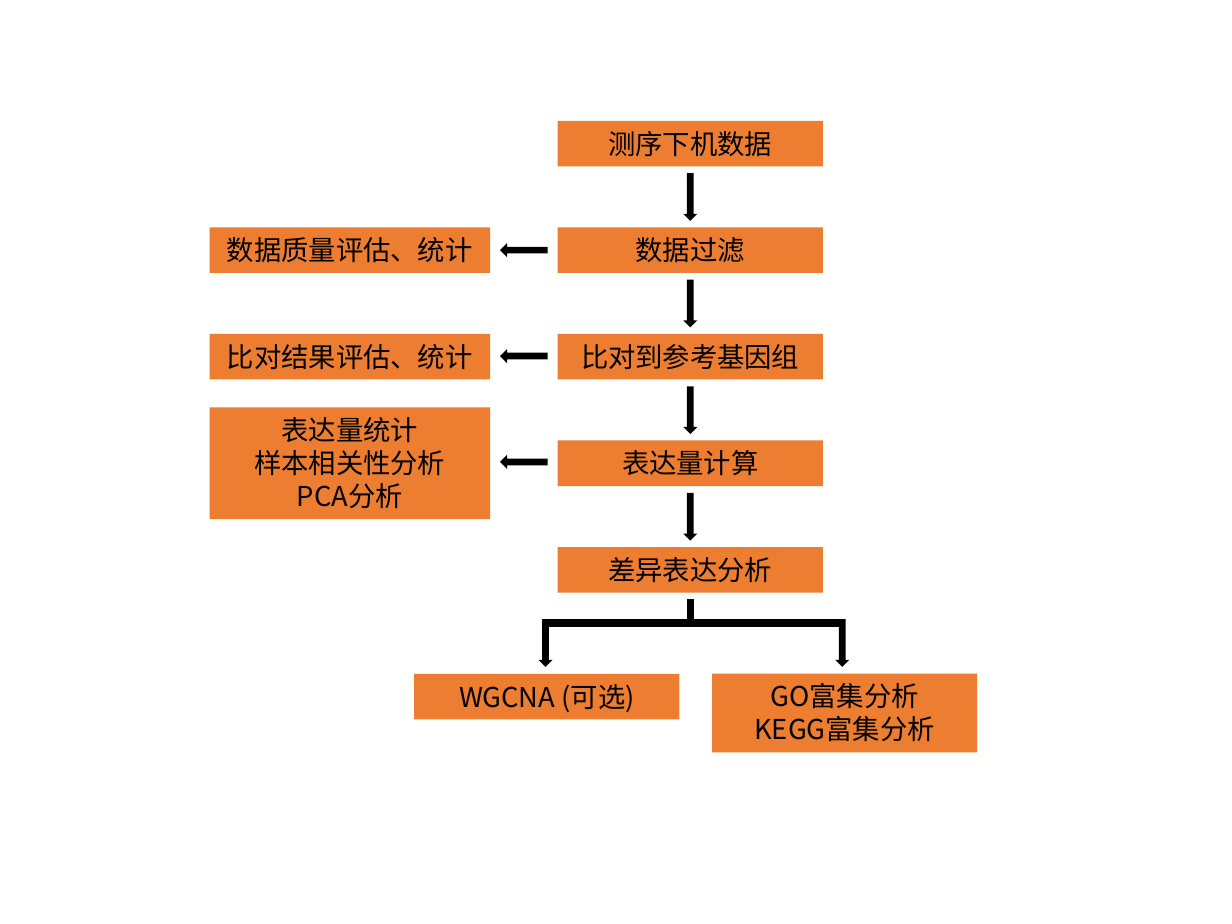
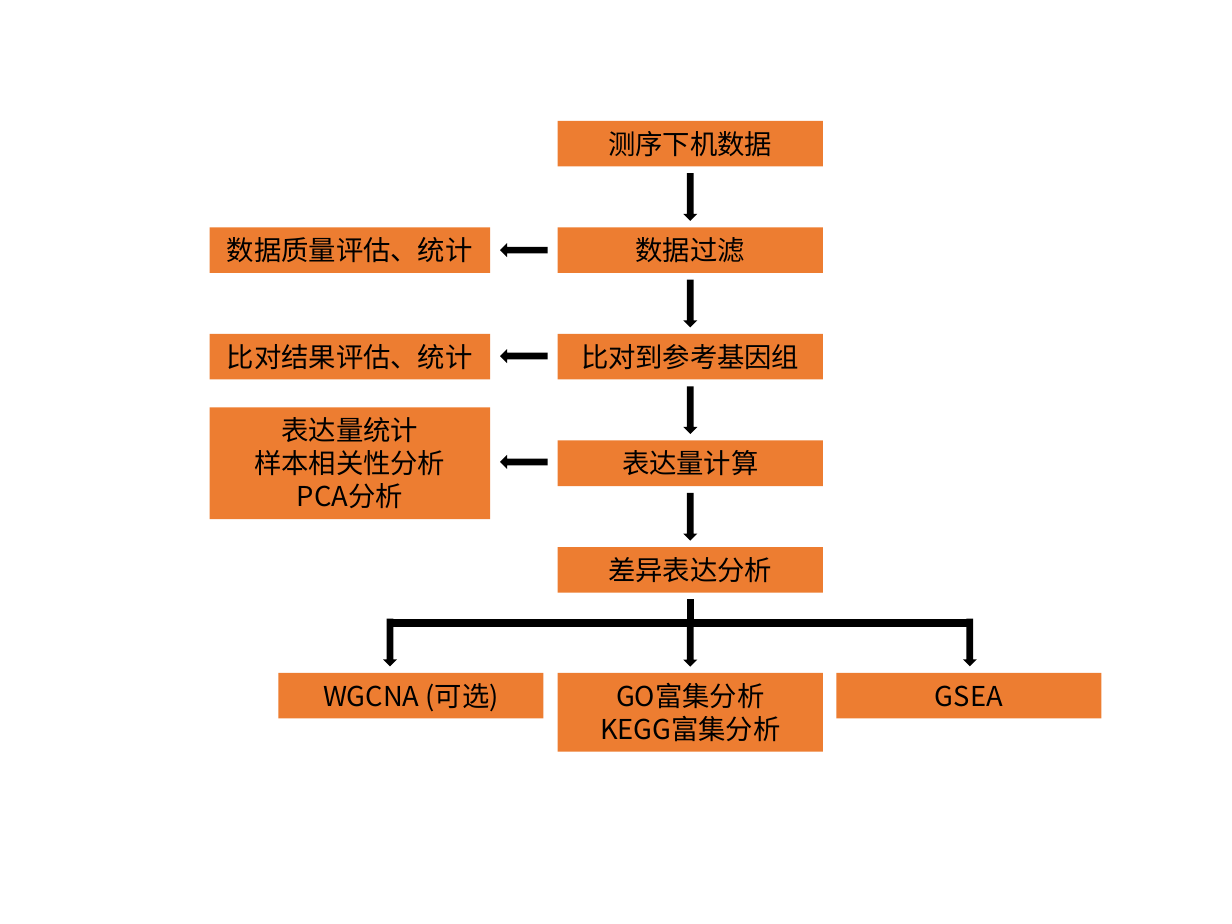
Before and after one commit to wangchengww/RNAseq_workflow, a slide deck: slide 1 of report/转录组流分析程图.pptx. Drawn at 1232x924 pixels with LibreOffice and Linux fonts; fonts in the diff are those of the drawing. Boxes give left, top, right and bottom in pixels: in the first picture for what was removed or moved away, otherwise in the second. Text is boxed around its words. In the diff, an @@ line names an element or a change of style, - is before the commit and + after.

```diff
--- a/report/转录组流分析程图.pptx
+++ b/report/转录组流分析程图.pptx
@@ down arrow: place and size @@
-down arrow at [541, 620, 551, 665]
+down arrow at [386, 620, 395, 665]
@@ rectangle: place and size @@
-rectangle at [545, 620, 839, 626]
+rectangle at [391, 620, 970, 626]
@@ down arrow added at [685, 620, 695, 665], fill #000000, outline #000000 1 pt @@
@@ down arrow: place and size @@
-down arrow at [838, 620, 848, 665]
+down arrow at [965, 620, 975, 665]
@@ rectangle "WGCNA (可选)": place and size @@
-rectangle "WGCNA (可选)" at [414, 674, 679, 719]
+rectangle "WGCNA (可选)" at [278, 673, 543, 718]
@@ rectangle "GO富集分析": place and size @@
-rectangle "GO富集分析" at [712, 674, 977, 753]
+rectangle "GO富集分析" at [558, 673, 823, 752]
@@ rectangle added at [837, 673, 1101, 718], fill #ED7D31, 16 pt, text #000000 @@
+GSEA
```
Also in this commit, not shown: 3 other files.
